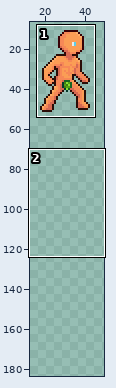
Pixel-art file, stored at Assets/Main/Art/Player/123.aseprite. Above: a wide view before the commit, with the close-up outlined.
Close-up. Old version:
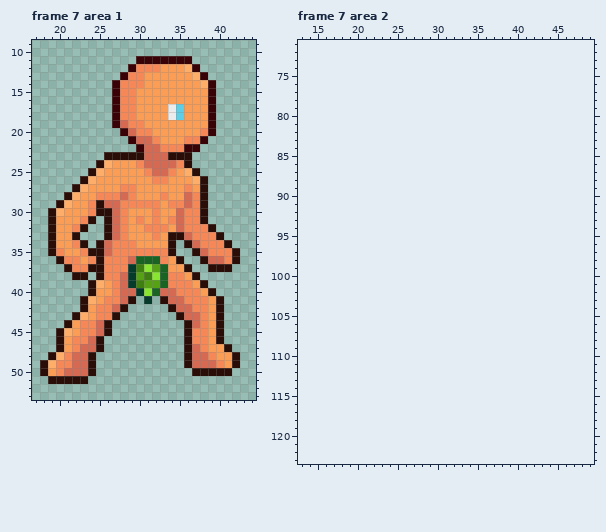
72x72 pixels, 10 frames. Shown: frame 7 area 1: x 17..44, y 9..53; frame 7 area 2: x 13..49, y 71..123. The old version is drawn lined up with the new one, on the new canvas. The wide view leaves out empty margins. The commit also changed other frames or places, which this record leaves out.
And afterwards:
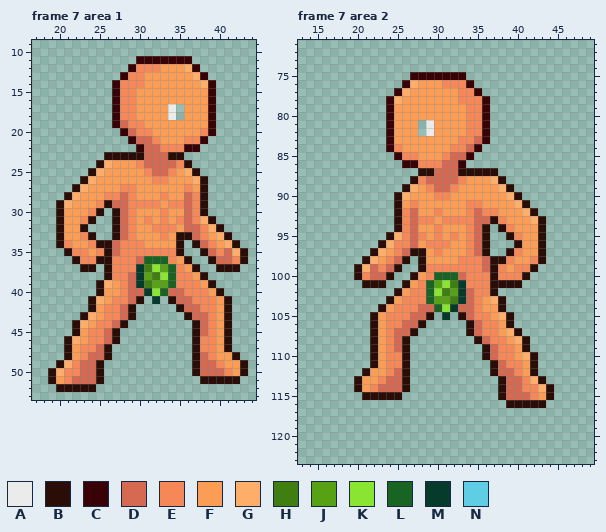
Palette (. is transparent): A #ebebeb  B #2b0d07  C #380206  D #d66952  E #f68857  F #fb9d55  G #ffae69  H #3f7f11  J #57a114  K #89e532  L #196323  M #063a2b  N #5fcde4
Diff:
canvas 72x72 -> 64x256, the old top-left corner now at -4,-8 (the part of the old canvas that was cut away was empty and is not shown)
Changed rows in their new state; - is an unchanged pixel.
Frame 7 area 1:
first column x 35:
17 .
18 .
first column x 36:
23 .
first column x 18:
28 -------F------------------
29 ------FEB-D---------------
30 -.B-----.BDE--FE-FD-------
31 -.B-----.BDEFEFEFED-GB----
32 -.B-F---.BDE-F--EFDD-GB---
33 -.B-FEB-.BDE--FEF-BD-FGB--
34 -.BEFFE-BD--E---FB.BD-FGB-
35 -..BE-FEBD------EB-.BD-DGB
36 --..BE--B--ED--LEFB-.B-DEB
37 ---..B-.B--EMHKJLEFB-.--B-
38 ----..-.B-EDMJHKL-EFB-----
39 ------.BGFEDMH-JL--EFB----
40 ------.B-FE-DMKL-D--EFB---
41 -----.BGF-EDB.M.B-D--EFB--
42 -----.BF-EDB----.B-D-EFB--
43 ----.BGF-EDB-----.B-DEFB--
44 ---.BGFEEDB-------.BDEFB--
45 --..BF-EDB--------.BDEFB--
46 --.BGFEEDB--------.B-EFB--
47 --.BFEEDB---------.B-E----
48 -..BFEDDB---------.B------
49 ..BGE-DB----------.B----FB
50 .BGEE-DB------------DDDEFB
51 --FEDDDB------------BBBBB-
52 --BBBBB-------------------
Frame 7 area 2:
first column x 20:
 75 -------CCCCCCC-----------
 76 ------CGFFFEEEC----------
 77 -----CGFFFFFFEEC---------
 78 ----CGFFFFFFFEEEC--------
 79 ----CFFFFFFFFFEEC--------
 80 ----CFFFFFFFFFEEC--------
 81 ----CFFF-AFFFFEEC--------
 82 ----CFFF-AFFFFEEC--------
 83 ----CFFFFFFFFEEDC--------
 84 ----CEFFFFFFEEDC---------
 85 -----CEEFFFEDDC----------
 86 ------CCEEEDDC-----------
 87 --------BBDDDBBBBB-------
 88 -------BEDDDDEFFFGB------
 89 ------BGFEDDEFFFFFGB-----
 90 -----BGFFFEEFFFFFFFGB----
 91 -----BFEFFFFFFEEFFFFGB---
 92 -----BEDFFEFFFEDEEFFFGB--
 93 -----BEDEEFEEEEDDBEFFFGB-
 94 -----BEDFFEFFFEDB-BEFFFB-
 95 ----BGEDEFEFEFEDB--BEFFB-
 96 ---BGEEDFEEEFFEDB---BFFB-
 97 --BGFEDBBFEFFFEDB--BEFFB-
 98 -BGFEDB-BFFFFEEEDBBEFFEB-
 99 BGDEDB--BEEEEEEEDBEFEEB--
100 BEDDB--BFELLLDEEEBEEEB---
101 -BBB--BFELJKHMEEEBBBB----
102 -----BFEELKHJMDEEB-------
103 ----BFEEELJJHMDEFGB------
104 ---BFEEEDDLKMDDEFFB------
105 --BFEEEDDB-M-BDEEFGB-----
106 --BFEEDDB-----BDEEFB-----
107 --BFEDDB------BDEEFGB----
108 --BFEDB--------BDEEFGB---
109 --BFEDB---------BDEEFB---
110 --BFEEB---------BDEEFGB--
111 --BFEEB----------BDEEFB--
112 -BFFEDB----------BDDEFB--
113 BFFEDDB-----------BDDEGB-
114 BFEDDDB-----------BDDEEGB
115 -BBBBB------------BDDDEFB
116 -------------------BBBBB-
